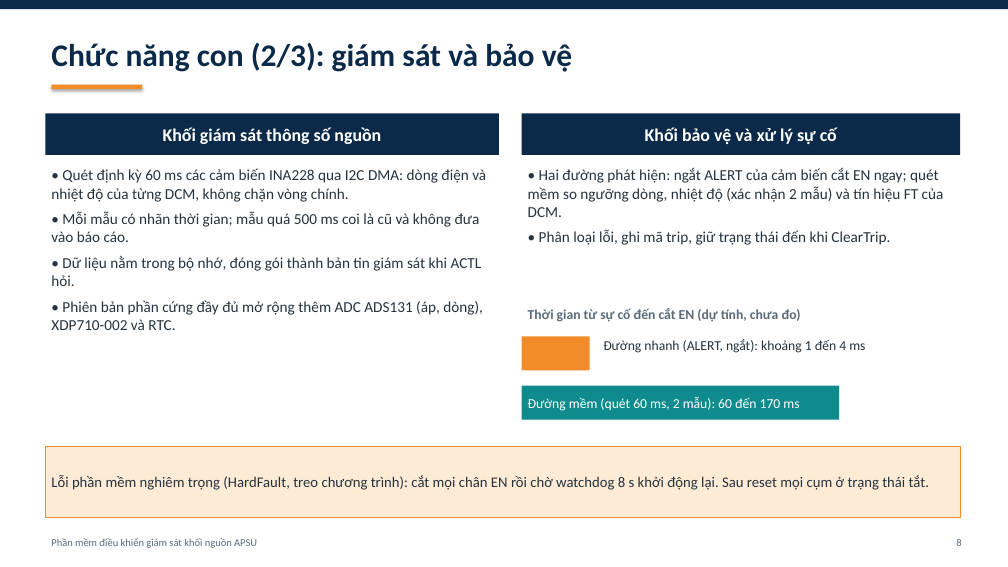
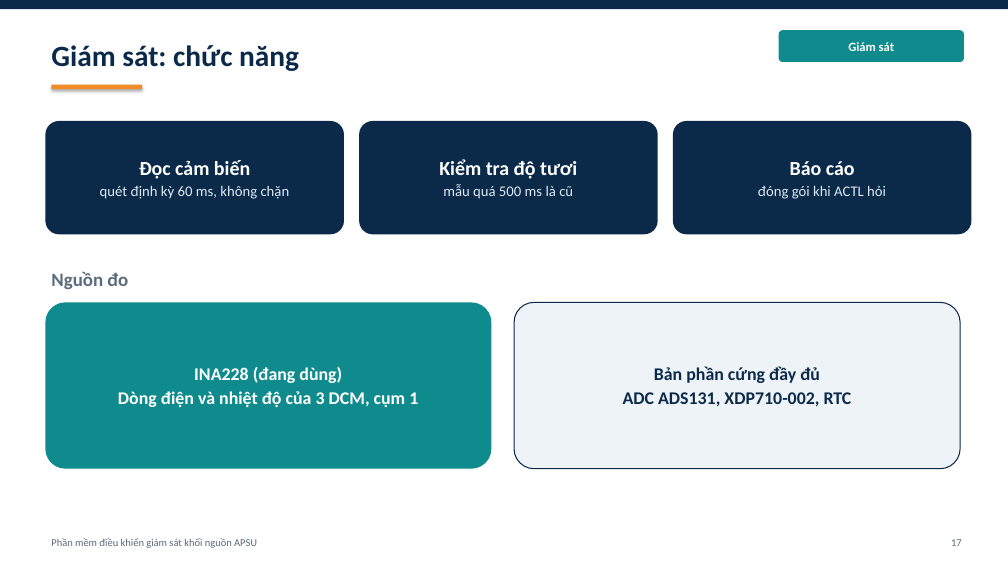
Before and after one commit to yuhneyugnnnn221103/PSU-Firmware, a slide deck: slide 17 of docs/APSU_firmware_tong_quan.pptx (slide 8 before the commit). Drawn at 1008x567 pixels with LibreOffice and Linux fonts; fonts in the diff are those of the drawing. Boxes give left, top, right and bottom in pixels: in the first picture for what was removed or moved away, otherwise in the second. Text is boxed around its words. In the diff, an @@ line names an element or a change of style, - is before the commit and + after.

```diff
--- a/docs/APSU_firmware_tong_quan.pptx
+++ b/docs/APSU_firmware_tong_quan.pptx
@@ text at box(51, 45, 299, 71): text changed; size 30 to 28 pt @@
-Chức năng con (2/3): giám sát và bảo vệ
+Giám sát: chức năng
@@ rounded rectangle added at box(779, 30, 964, 62), fill #0F8B8D, 12 pt, text #FFFFFF, bold @@
+Giám sát
@@ rectangle removed at box(45, 113, 499, 155) @@
-Khối giám sát thông số nguồn
@@ rectangle removed at box(522, 113, 960, 155) @@
-Khối bảo vệ và xử lý sự cố
@@ rounded rectangle added at box(45, 121, 344, 234), fill #0B2A4A, 14 pt, text #DDE8F2 @@
+Đọc cảm biến
+quét định kỳ 60 ms, không chặn
@@ rounded rectangle added at box(359, 121, 658, 234), fill #0B2A4A, 14 pt, text #DDE8F2 @@
+Kiểm tra độ tươi
+mẫu quá 500 ms là cũ
@@ rounded rectangle added at box(673, 121, 972, 234), fill #0B2A4A, 14 pt, text #DDE8F2 @@
+Báo cáo
+đóng gói khi ACTL hỏi
@@ text removed at box(51, 168, 486, 330) @@
-• Quét định kỳ 60 ms các cảm biến INA228 qua I2C DMA: dòng điện và nhiệt độ của từng DCM, không chặn vòng chính.
-• Mỗi mẫu có nhãn thời gian; mẫu quá 500 ms coi là cũ và không đưa vào báo cáo.
-• Dữ liệu nằm trong bộ nhớ, đóng gói thành bản tin giám sát khi ACTL hỏi.
-• Phiên bản phần cứng đầy đủ mở rộng thêm ADC ADS131 (áp, dòng), XDP710-002 và RTC.
@@ text removed at box(528, 168, 944, 245) @@
-• Hai đường phát hiện: ngắt ALERT của cảm biến cắt EN ngay; quét mềm so ngưỡng dòng, nhiệt độ (xác nhận 2 mẫu) và tín hiệu FT của DCM.
-• Phân loại lỗi, ghi mã trip, giữ trạng thái đến khi ClearTrip.
@@ text added at box(51, 272, 128, 289), 18 pt, text #5B6B7A, bold @@
+Nguồn đo
@@ rounded rectangle added at box(45, 302, 492, 469), fill #0F8B8D, 17 pt, text #FFFFFF, bold @@
+INA228 (đang dùng)
+Dòng điện và nhiệt độ của 3 DCM, cụm 1
@@ rounded rectangle added at box(514, 302, 960, 469), fill #EEF3F7, outline #0B2A4A 1 pt, 17 pt, text #0B2A4A, bold @@
+Bản phần cứng đầy đủ
+ADC ADS131, XDP710-002, RTC
@@ text removed at box(528, 308, 801, 322) @@
-Thời gian từ sự cố đến cắt EN (dự tính, chưa đo)
@@ rectangle removed at box(522, 337, 590, 371) @@
@@ text removed at box(603, 339, 865, 353) @@
-Đường nhanh (ALERT, ngắt): khoảng 1 đến 4 ms
@@ rectangle removed at box(522, 386, 839, 420) @@
@@ text removed at box(528, 397, 799, 411) @@
-Đường mềm (quét 60 ms, 2 mẫu): 60 đến 170 ms
@@ rectangle removed at box(45, 446, 960, 518) @@
-Lỗi phần mềm nghiêm trọng (HardFault, treo chương trình): cắt mọi chân EN rồi chờ watchdog 8 s khởi động lại. Sau reset mọi cụm ở trạng thái tắt.
@@ text at box(951, 539, 962, 546): text changed @@
-8
+17
```
Also in this commit, not shown: 10 other slides changed, 23 slides added.
